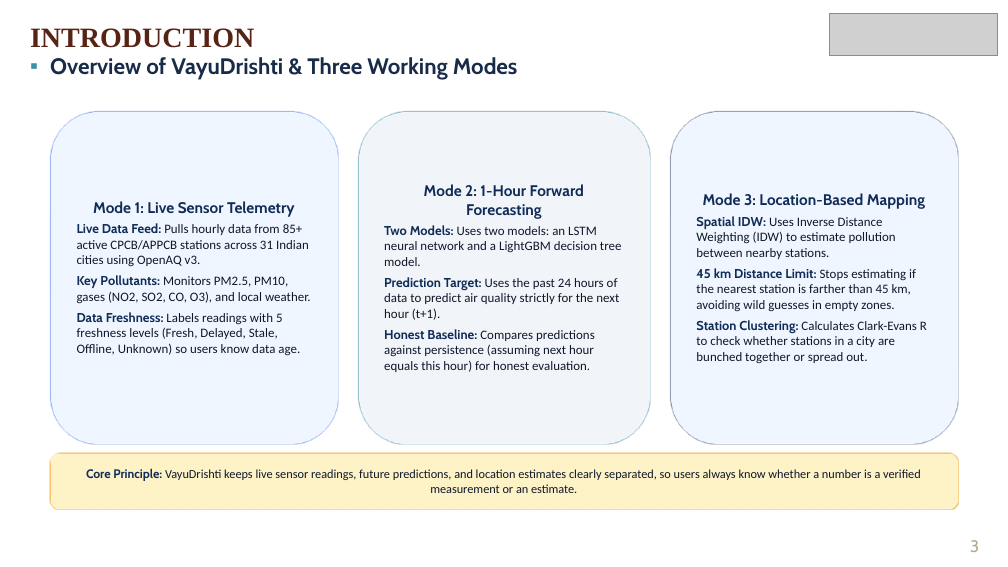
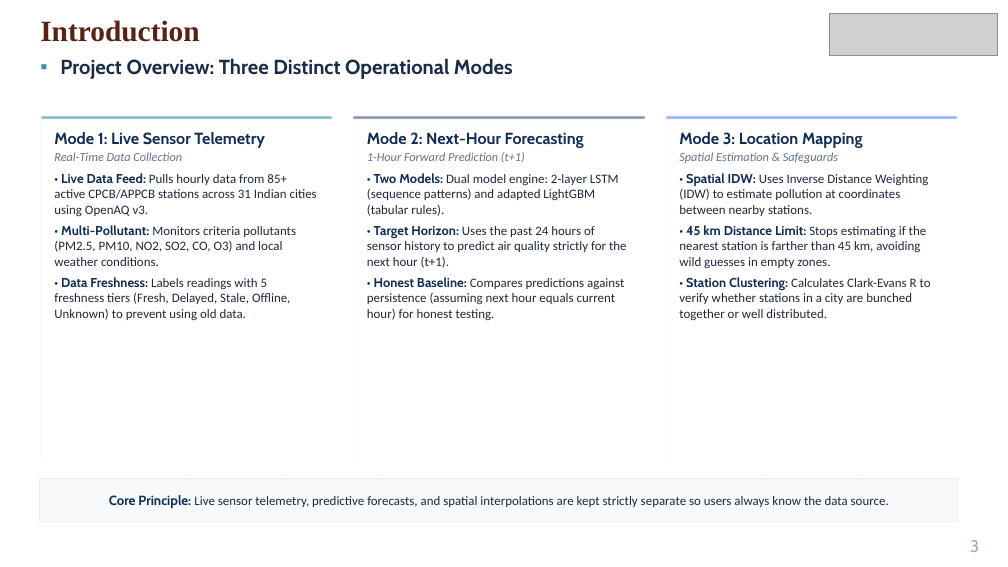
Before and after one commit to Rushyasree/Multimodal_airquality_prediction, a slide deck: slide 3 of docs/VayuDrishti_Final_Review_Simple_Language.pptx. Drawn at 1008x567 pixels with LibreOffice and Linux fonts; fonts in the diff are those of the drawing; grey boxes stand for pictures; background and template pictures are left out. Boxes give left, top, right and bottom in pixels: in the first picture for what was removed or moved away, otherwise in the second. Text is boxed around its words. In the diff, an @@ line names an element or a change of style, - is before the commit and + after.

Commit message:
Refactor presentation layout to executive university standard: eliminate amateur shapes, refine typography, align cards, and verify all 16 slides

```diff
--- a/docs/VayuDrishti_Final_Review_Simple_Language.pptx
+++ b/docs/VayuDrishti_Final_Review_Simple_Language.pptx
@@ text at (x1=40, y1=20, x2=199, y2=42): text changed; size 20 to 21 pt @@
-INTRODUCTION
+Introduction
@@ text "Introduction" at (x1=40, y1=20, x2=199, y2=42): vertical alignment middle to top @@
@@ text at (x1=60, y1=58, x2=513, y2=79): text changed; size 16 to 14.5 pt @@
-▪ Overview of VayuDrishti & Three Working Modes
+▪ Project Overview: Three Distinct Operational Modes
@@ rectangle "Mode 1: Live Sensor Telemetry" resized from (x1=50, y1=111, x2=338, y2=444) to (x1=40, y1=116, x2=333, y2=464) @@
@@ rectangle "Mode 1: Live Sensor Telemetry" at (x1=40, y1=116, x2=333, y2=464): vertical alignment middle to top; rounded rectangle to rectangle; fill #EFF6FF to #FFFFFF; outline #2563EB 1 pt to #E2E8F0 1 pt @@
@@ rectangle added at (x1=40, y1=116, x2=333, y2=120), fill #0E7490 @@
@@ rectangle "Mode 2: Next-Hour Forecasting" resized from (x1=358, y1=111, x2=650, y2=444) to (x1=353, y1=116, x2=645, y2=464) @@
@@ rectangle "Mode 2: Next-Hour Forecasting" at (x1=353, y1=116, x2=645, y2=464): vertical alignment middle to top; rounded rectangle to rectangle; fill #F1F5F9 to #FFFFFF; outline #0E7490 1 pt to #E2E8F0 1 pt @@
@@ rectangle added at (x1=353, y1=116, x2=645, y2=120), fill #102C57 @@
@@ rectangle "Mode 3: Location Mapping" resized from (x1=670, y1=111, x2=958, y2=444) to (x1=665, y1=116, x2=958, y2=464) @@
@@ rectangle "Mode 3: Location Mapping" at (x1=665, y1=116, x2=958, y2=464): vertical alignment middle to top; rounded rectangle to rectangle; fill #EFF6FF to #FFFFFF; outline #102C57 1 pt to #E2E8F0 1 pt @@
@@ rectangle added at (x1=665, y1=116, x2=958, y2=120), fill #2563EB @@
@@ text in rectangle at (x1=54, y1=132, x2=265, y2=148): size 11 to 11.5 pt in "Mode 1: Live Sensor Telemetry"; alignment centre to left; less space between paragraphs @@
@@ text in rectangle at (x1=367, y1=132, x2=627, y2=320): text changed; text colour #0F172A to #1E293B @@
-Mode 2: 1-Hour Forward Forecasting
-Two Models: Uses two models: an LSTM neural network and a LightGBM decision tree model.
-Prediction Target: Uses the past 24 hours of data to predict air quality strictly for the next hour (t+1).
-Honest Baseline: Compares predictions against persistence (assuming next hour equals this hour) for honest evaluation.
+Mode 2: Next-Hour Forecasting
+1-Hour Forward Prediction (t+1)
+• Two Models: Dual model engine: 2-layer LSTM (sequence patterns) and adapted LightGBM (tabular rules).
+• Target Horizon: Uses the past 24 hours of sensor history to predict air quality strictly for the next hour (t+1).
+• Honest Baseline: Compares predictions against persistence (assuming next hour equals current hour) for honest testing.
@@ text in rectangle at (x1=679, y1=132, x2=931, y2=320): text changed; text colour #0F172A to #1E293B @@
-Mode 3: Location-Based Mapping
-Spatial IDW: Uses Inverse Distance Weighting (IDW) to estimate pollution between nearby stations.
-45 km Distance Limit: Stops estimating if the nearest station is farther than 45 km, avoiding wild guesses in empty zones.
-Station Clustering: Calculates Clark-Evans R to check whether stations in a city are bunched together or spread out.
+Mode 3: Location Mapping
+Spatial Estimation & Safeguards
+• Spatial IDW: Uses Inverse Distance Weighting (IDW) to estimate pollution at coordinates between nearby stations.
+• 45 km Distance Limit: Stops estimating if the nearest station is farther than 45 km, avoiding wild guesses in empty zones.
+• Station Clustering: Calculates Clark-Evans R to verify whether stations in a city are bunched together or well distributed.
@@ text in rectangle at (x1=54, y1=152, x2=317, y2=320): text changed; text colour #0F172A to #1E293B @@
-Live Data Feed: Pulls hourly data from 85+ active CPCB/APPCB stations across 31 Indian cities using OpenAQ v3.
-Key Pollutants: Monitors PM2.5, PM10, gases (NO2, SO2, CO, O3), and local weather.
-Data Freshness: Labels readings with 5 freshness levels (Fresh, Delayed, Stale, Offline, Unknown) so users know data age.
+Real-Time Data Collection
+• Live Data Feed: Pulls hourly data from 85+ active CPCB/APPCB stations across 31 Indian cities using OpenAQ v3.
+• Multi-Pollutant: Monitors criteria pollutants (PM2.5, PM10, NO2, SO2, CO, O3) and local weather conditions.
+• Data Freshness: Labels readings with 5 freshness tiers (Fresh, Delayed, Stale, Offline, Unknown) to prevent using old data.
@@ rectangle added at (x1=40, y1=479, x2=958, y2=521), fill #F8FAFC, outline #E2E8F0 0.5 pt, 9.2 pt, text #1E293B @@
+Core Principle: Live sensor telemetry, predictive forecasts, and spatial interpolations are kept strictly separate so users always know the data source.
@@ rounded rectangle removed at (x1=50, y1=454, x2=958, y2=509) @@
-Core Principle: VayuDrishti keeps live sensor readings, future predictions, and location estimates clearly separated, so users always know whether a number is a verified measurement or an estimate.
```
Also in this commit, not shown: 15 other slides changed, 36 other files.
